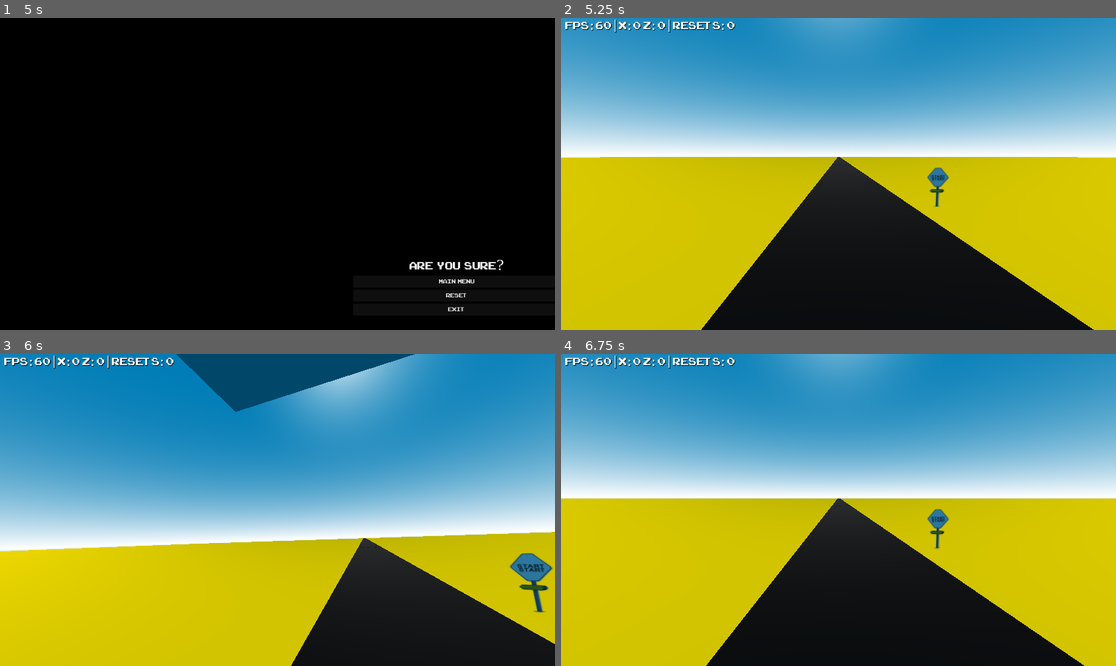
Above: before the commit, frames 1-4 (two rows, left to right).
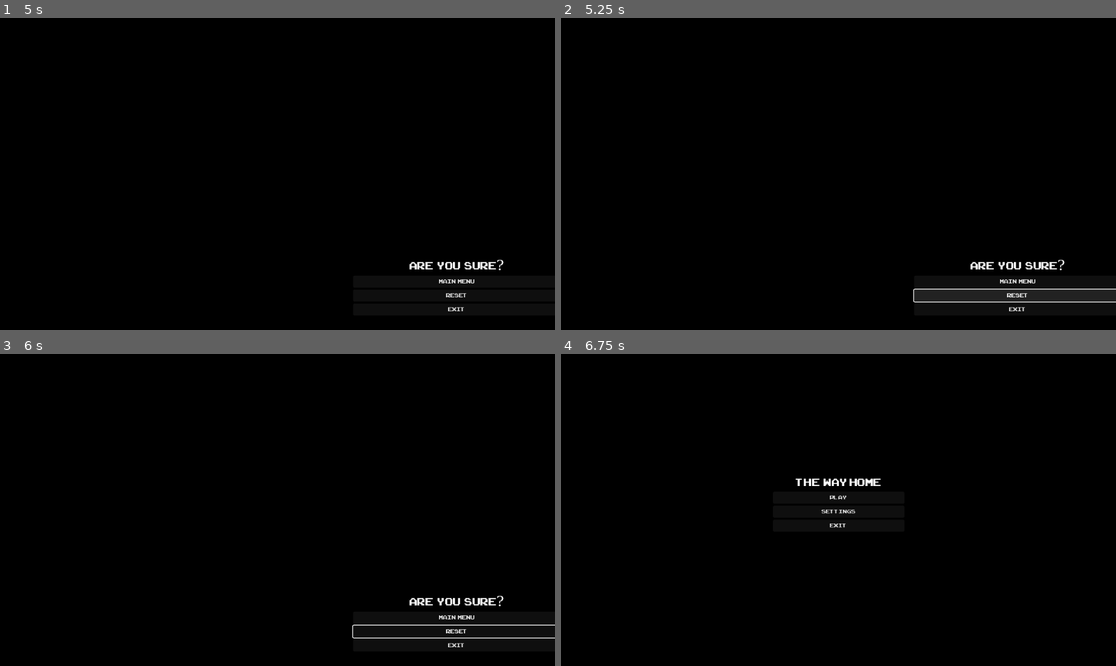
Above: after the commit, the same moments.

Repository: VHSDIR/thewayhome
Game: Godot game, scene res://scenes/menu/main_menu.tscn
Two runs of this game, one before a commit and one after it. Both use one fixed random seed, a clock stepped at 60 frames per second and the inputs below.
Inputs (mouse positions are in pixels of both pictures, inside the frame that each line leads up to):
- Up to frame 1 (5 s): click "Play" at 0.5 s; move the mouse to (305, 174) at 1.27 s; hold D (rotate_right) 1.28-2.03 s; tap Space (horn_pressed) at 1.35, 2.85, 3.5, 4.35 s; tap Enter at 2, 4.25 s; move the mouse to (249, 174) at 2.02 s; hold S (move_back) 2.03-2.78 s; tap W (move_front) at 2.1, 3.6 s; move the mouse to (288, 167) at 2.77 s; hold D (rotate_right) 2.78-4.28 s; move the mouse to (271, 180) at 3.52 s; move the mouse to (316, 177) at 4.27 s; hold A (rotate_left) from 4.28 s (still down); tap Escape (ui_cancel) at 4.9 s
- Up to frame 2 (5.25 s): release A (rotate_left) at 5 s; click "Reset" at 5 s
- Up to frame 3 (6 s): move the mouse to (233, 506) at 5.77 s; hold A (rotate_left) from 5.78 s (still down); tap W (move_front) at 5.85 s
- Up to frame 4 (6.75 s): release A (rotate_left) at 6.5 s; click (1016, 616) at 6.5 s, where only the run after the commit has a clickable "Main Menu"

Frame 1 is identical in both runs. In frame 2, 83% of the frame differs, in the area x 0-100%, y 0-100%; in frame 3, 93%; in frame 4, 84%.

Commit message:
update save/load system

Diff:
--- a/src/scripts/menu/pause_menu.gd
+++ b/src/scripts/menu/pause_menu.gd
@@ -8,5 +8,3 @@
 func _on_go_to_menu_pressed() -> void:
 	Engine.time_scale = 1
 	get_tree().change_scene_to_file("res://scenes/menu/main_menu.tscn")
-func _on_reset_pressed() -> void:
-	get_tree().reload_current_scene()
--- a/src/scripts/object/main.gd
+++ b/src/scripts/object/main.gd
@@ -31,32 +31,21 @@
 	jumpscare._jumpscare()
 func save():
 	var save_dict = {
-
-		"score" : 0,
-		"username" : "piotr",
+		"resets" : 0,
 		"position" : Vector3(0,0,0)
-
 	}
 	return save_dict
-
 func save_game():
 	var save_game = FileAccess.open_encrypted_with_pass("user://savegame.save", FileAccess.WRITE, "password")
-
 	var json_string = JSON.stringify(save())
-
 	save_game.store_line(json_string)
-
 func load_game():
 	if not FileAccess.file_exists("user://savegame.save"):
 		return
-
 	var save_game = FileAccess.open_encrypted_with_pass("user://savegame.save", FileAccess.READ, "password")
-
-
 	while save_game.get_position() < save_game.get_length():
 		var json_string = save_game.get_line()
 		var json = JSON.new()
-		var parse_result = json.parse(json_string)
+		var _parse_result = json.parse(json_string)
 		var node_data = json.get_data()
-
 		print(node_data)
